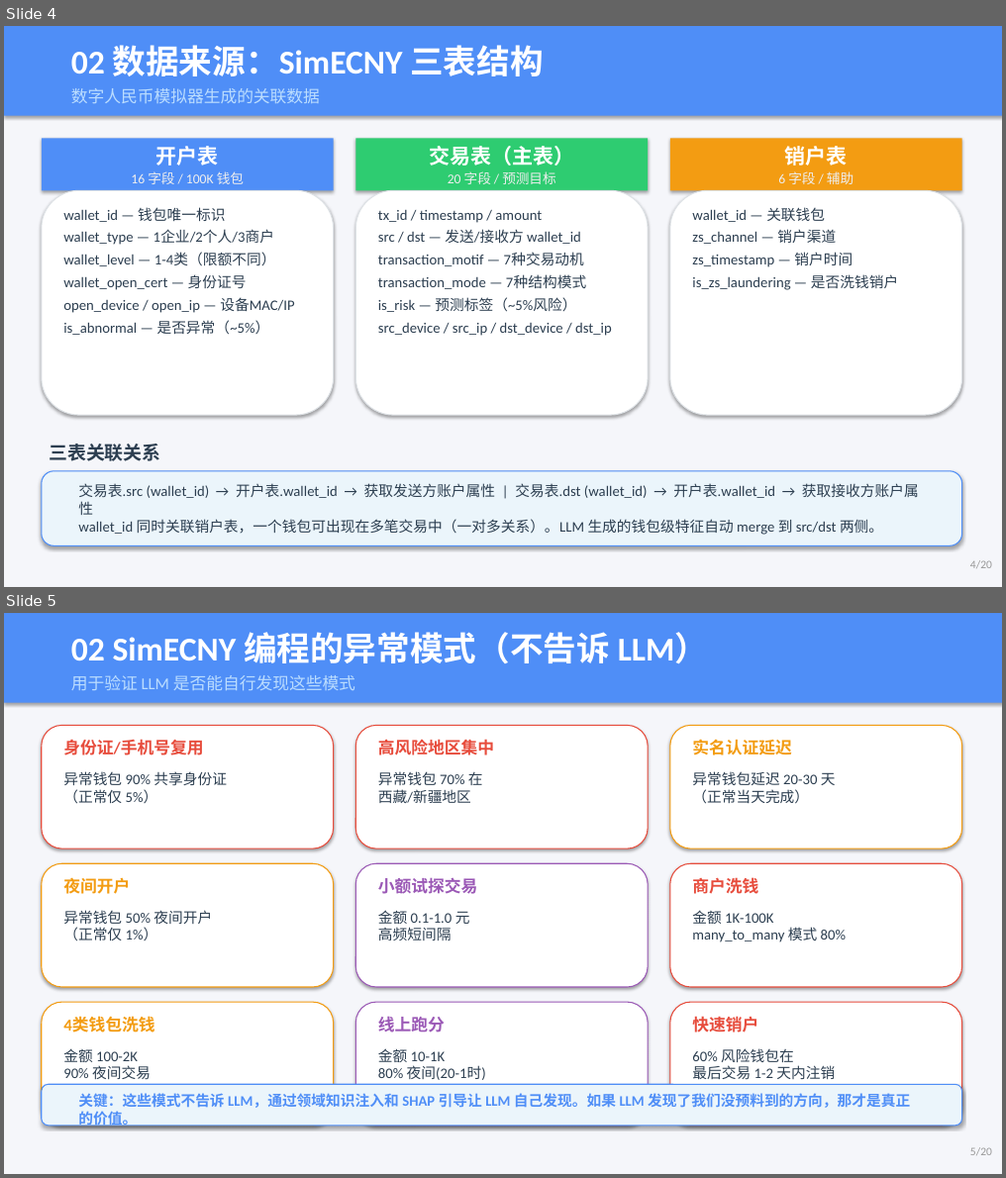
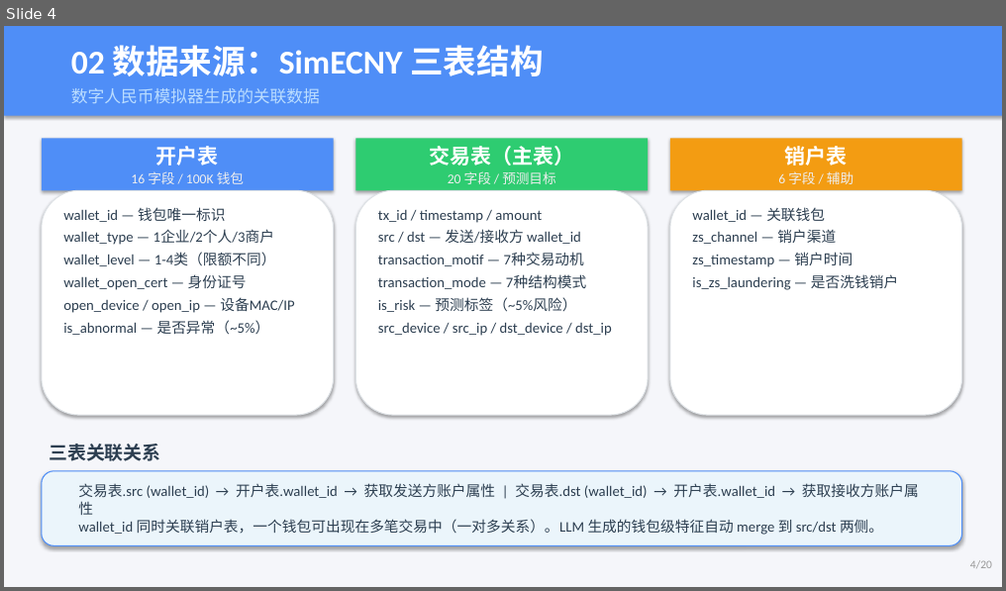
Before and after one commit to youchengsong/large-llm-create-feature, a slide deck: LLM_Feature_Engineering_Report.pptx. Shown one above the other, each under a label of ours: slides 4 and 5 before the commit, slide 4 after it. The pictures are 1006x1178 and 1006x591 pixels, drawn with LibreOffice and Linux fonts; fonts in the diff are those of the drawing. Boxes give left, top, right and bottom in pixels: in the first picture for what was removed or moved away, otherwise in the second. Text is boxed around its words. In the diff, an @@ line names an element or a change of style, - is before the commit and + after.

```diff
--- a/LLM_Feature_Engineering_Report.pptx
+++ b/LLM_Feature_Engineering_Report.pptx
@@ slide 5 removed at (4, 613, 1002, 1174), background #F5F6FA @@
@@ rectangle removed at (4, 613, 1002, 703) @@
@@ text removed at (71, 632, 708, 663) @@
-02 SimECNY 编程的异常模式（不告诉 LLM）
@@ text removed at (71, 675, 355, 691) @@
-用于验证 LLM 是否能自行发现这些模式
@@ rounded rectangle removed at (42, 725, 334, 849) @@
@@ rounded rectangle removed at (355, 725, 648, 849) @@
@@ rounded rectangle removed at (670, 725, 962, 849) @@
@@ text removed at (63, 739, 203, 756) @@
-身份证/手机号复用
@@ text removed at (378, 739, 494, 756) @@
-高风险地区集中
@@ text removed at (692, 739, 791, 756) @@
-实名认证延迟
@@ text removed at (63, 771, 227, 804) @@
-异常钱包 90% 共享身份证
-（正常仅 5%）
@@ text removed at (378, 771, 483, 803) @@
-异常钱包 70% 在
-西藏/新疆地区
@@ text removed at (692, 771, 836, 804) @@
-异常钱包延迟 20-30 天
-（正常当天完成）
@@ rounded rectangle removed at (42, 863, 334, 987) @@
@@ text removed at (63, 877, 130, 894) @@
-夜间开户
@@ rounded rectangle removed at (355, 863, 648, 987) @@
@@ text removed at (378, 878, 477, 894) @@
-小额试探交易
@@ rounded rectangle removed at (670, 863, 962, 987) @@
@@ text removed at (692, 877, 758, 894) @@
-商户洗钱
@@ text removed at (63, 910, 212, 942) @@
-异常钱包 50% 夜间开户
-（正常仅 1%）
@@ text removed at (378, 910, 470, 941) @@
-金额 0.1-1.0 元
-高频短间隔
@@ text removed at (692, 910, 846, 943) @@
-金额 1K-100K
-many_to_many 模式 80%
@@ rounded rectangle removed at (42, 1002, 334, 1126) @@
@@ text removed at (63, 1018, 154, 1036) @@
-4类钱包洗钱
@@ rounded rectangle removed at (355, 1002, 648, 1126) @@
@@ text removed at (378, 1016, 445, 1033) @@
-线上跑分
@@ rounded rectangle removed at (670, 1002, 962, 1126) @@
@@ text removed at (692, 1016, 758, 1033) @@
-快速销户
@@ text removed at (63, 1049, 151, 1079) @@
-金额 100-2K
-90% 夜间交易
@@ text removed at (378, 1049, 486, 1080) @@
-金额 10-1K
-80% 夜间(20-1时)
@@ text removed at (692, 1049, 835, 1079) @@
-60% 风险钱包在
-最后交易 1-2 天内注销
@@ rounded rectangle removed at (42, 1084, 962, 1126) @@
@@ text removed at (78, 1093, 910, 1128) @@
-关键：这些模式不告诉 LLM，通过领域知识注入和 SHAP 引导让 LLM 自己发现。如果 LLM 发现了我们没预料到的方向，那才是真正的价值。
@@ text removed at (970, 1148, 992, 1156) @@
-5/20
```
Also in this commit, not shown: 10 slides changed, 1 slide added, 2 other files.
